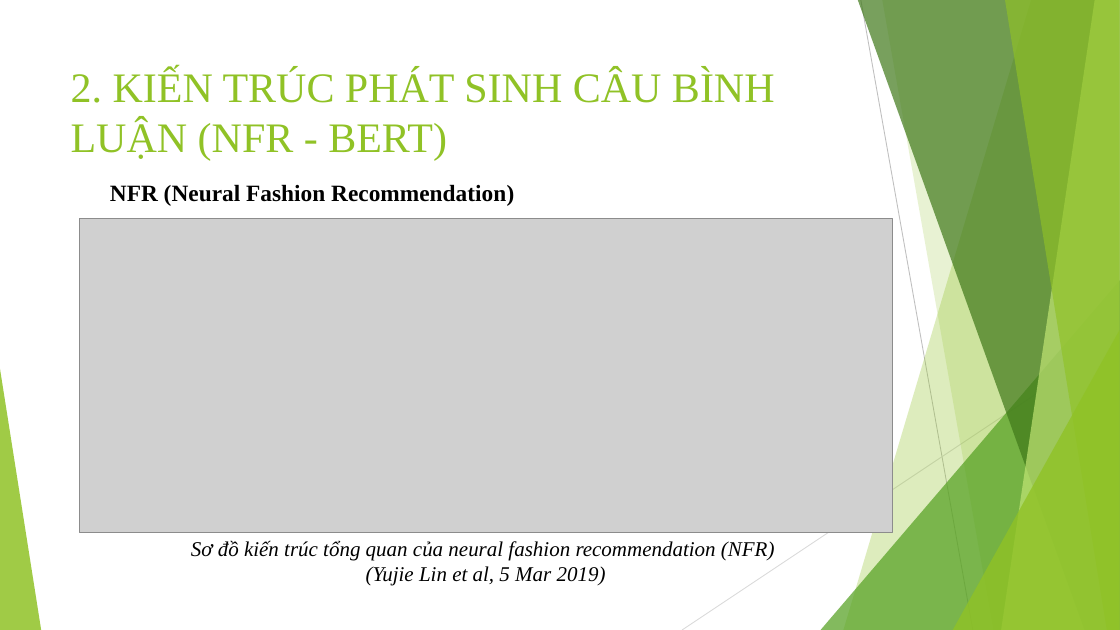
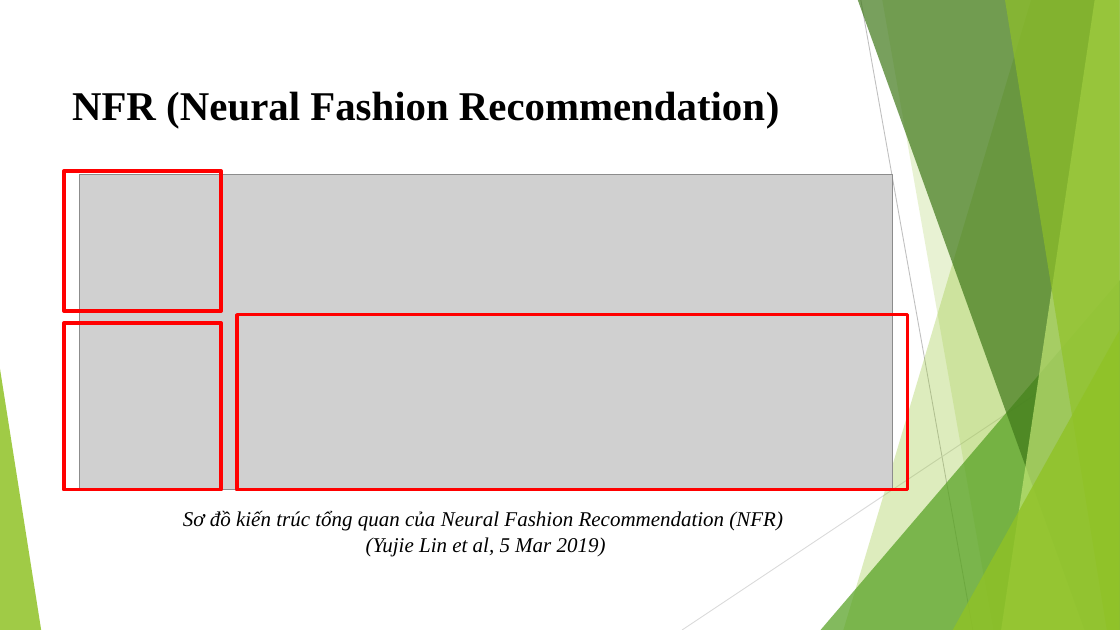
Before and after one commit to trungpham2701/TLCN-CommentGenerationForOutfit, a slide deck: slide 7 of BaoCaoTLCN.pptx (slide 4 before the commit). Drawn at 1120x630 pixels with LibreOffice and Linux fonts; fonts in the diff are those of the drawing; grey boxes stand for pictures. Boxes give left, top, right and bottom in pixels: in the first picture for what was removed or moved away, otherwise in the second. Text is boxed around its words. In the diff, an @@ line names an element or a change of style, - is before the commit and + after.

```diff
--- a/BaoCaoTLCN.pptx
+++ b/BaoCaoTLCN.pptx
@@ text "NFR (Neural Fashion Recommendation)": place and size @@
-text "NFR (Neural Fashion Recommendation)" at [110, 184, 514, 206]
+text "NFR (Neural Fashion Recommendation)" at [72, 91, 780, 128]
@@ text "NFR (Neural Fashion Recommendation)" at [72, 91, 780, 128]: size 20 to 35 pt @@
@@ title removed at [71, 69, 775, 160] @@
-2. KIẾN TRÚC PHÁT SINH CÂU BÌNH LUẬN (NFR - BERT)
@@ rectangle added at [64, 171, 221, 311], outline #FF0000 3 pt @@
@@ picture: place and size @@
-picture at [79, 218, 891, 534]
+picture at [79, 175, 891, 490]
@@ rectangle added at [64, 323, 221, 490], outline #FF0000 3 pt @@
@@ rectangle added at [237, 315, 908, 490], outline #FF0000 3 pt @@
@@ text "Sơ đồ kiến trúc tổng ...": place and size @@
-text "Sơ đồ kiến trúc tổng ..." at [191, 540, 775, 586]
+text "Sơ đồ kiến trúc tổng ..." at [183, 510, 783, 556]
@@ text at [183, 510, 783, 531]: text changed @@
-Sơ đồ kiến trúc tổng quan của neural fashion recommendation (NFR)
+Sơ đồ kiến trúc tổng quan của Neural Fashion Recommendation (NFR)
```
Also in this commit, not shown: 16 other slides changed, 3 slides added.
